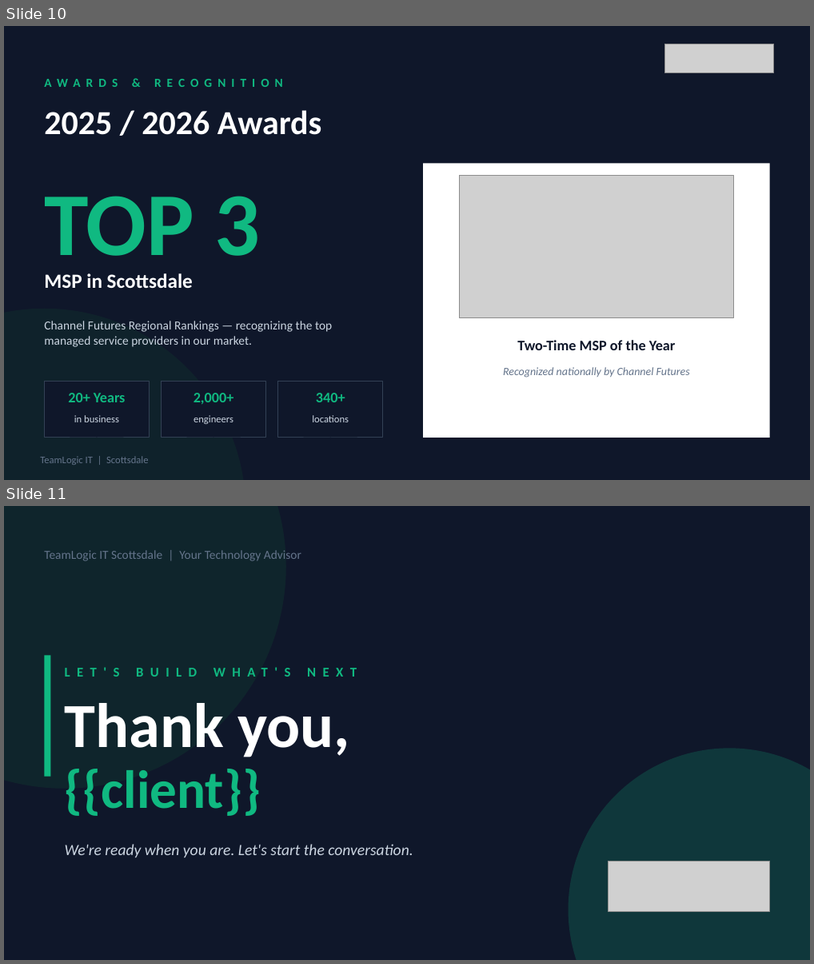
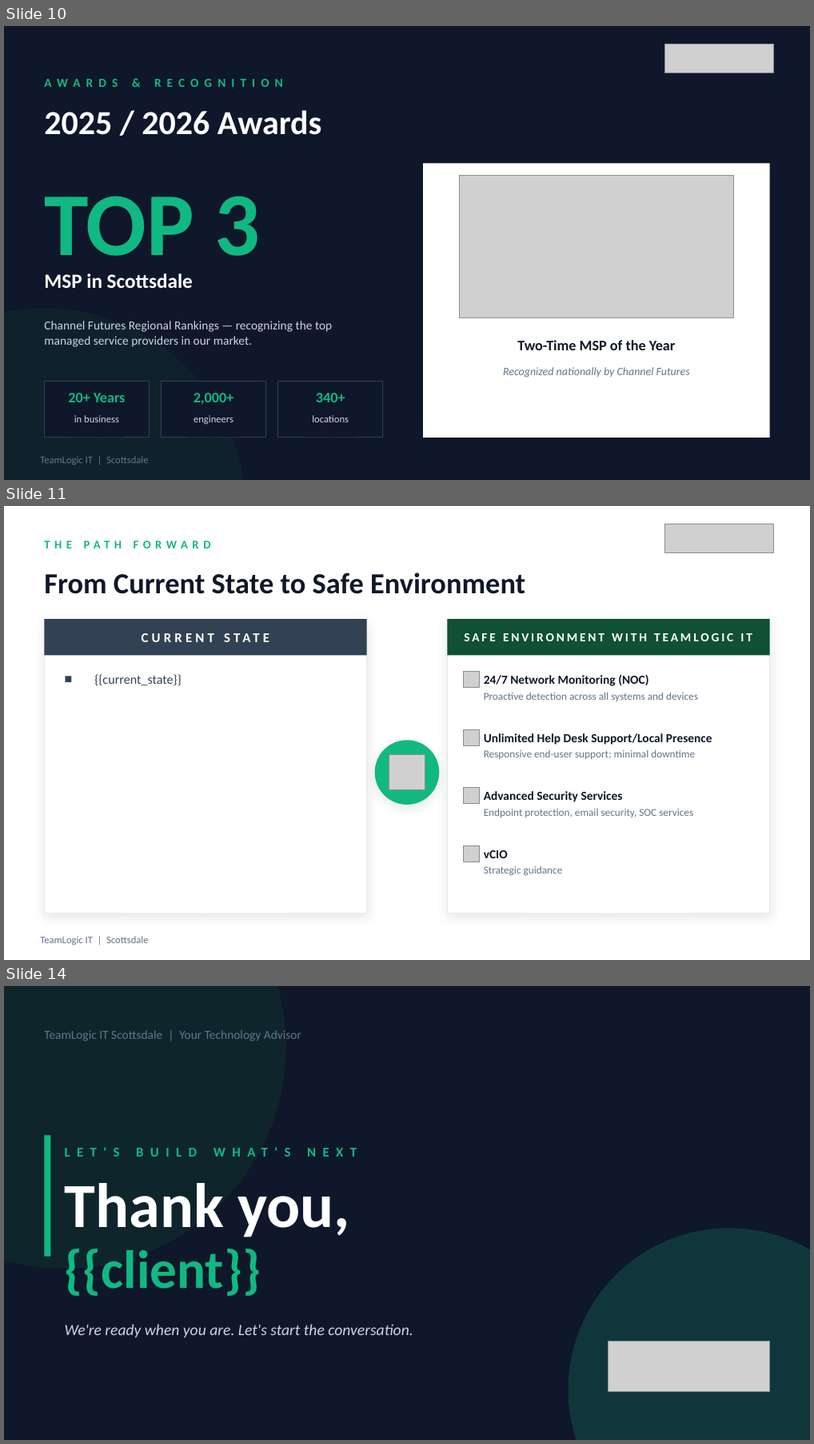
Before and after one commit to sphinxtah/tlit-proposal-gen, a slide deck: templates/proposal.pptx. Shown one above the other, each under a label of ours: slides 10 and 11 before the commit, slides 10, 11 and 14 after it; the slides between them are not shown. The pictures are 814x964 and 814x1444 pixels, drawn with LibreOffice and Linux fonts; fonts in the diff are those of the drawing; grey boxes stand for pictures. Boxes give left, top, right and bottom in pixels: in the first picture for what was removed or moved away, otherwise in the second. Text is boxed around its words. In the diff, an @@ line names an element or a change of style, - is before the commit and + after.

```diff
--- a/templates/proposal.pptx
+++ b/templates/proposal.pptx
@@ slide 11 added at [4,506,810,960], background #FFFFFF @@
@@ picture added at [666,524,774,552] @@
@@ text added at [44,540,211,548], 10.5 pt, text #10B981, bold @@
+THE PATH FORWARD
@@ text added at [44,572,526,594], 26 pt, text #0F172A, bold @@
+From Current State to Safe Environment
@@ rectangle added at [44,619,367,913], fill #FFFFFF, outline #E2E8F0 0.75 pt @@
@@ rectangle added at [44,619,367,655], fill #334155 @@
@@ text added at [44,619,367,655], 12 pt, text #FFFFFF, bold @@
+CURRENT STATE
@@ rectangle added at [447,619,770,913], fill #FFFFFF, outline #E2E8F0 0.75 pt @@
@@ rectangle added at [447,619,770,655], fill #0F5132 @@
@@ text added at [464,633,753,641], 11 pt, text #FFFFFF, bold @@
+SAFE ENVIRONMENT WITH TEAMLOGIC IT
@@ picture added at [464,672,480,688] @@
@@ text added at [94,674,181,685], 11.5 pt, text #334155 @@
+■ {{current_state}}
@@ text added at [484,674,649,686], 11 pt, text #0F172A, bold @@
+24/7 Network Monitoring (NOC)
@@ text added at [484,692,698,701], 9.5 pt, text #64748B @@
+Proactive detection across all systems and devices
@@ ellipse added at [375,740,439,804], fill #10B981 @@
@@ picture added at [464,729,480,745] @@
@@ text added at [484,733,713,744], 11 pt, text #0F172A, bold @@
+Unlimited Help Desk Support/Local Presence
@@ picture added at [390,754,425,790] @@
@@ text added at [484,750,695,759], 9.5 pt, text #64748B @@
+Responsive end-user support; minimal downtime
@@ picture added at [464,788,480,804] @@
@@ text added at [484,791,623,802], 11 pt, text #0F172A, bold @@
+Advanced Security Services
@@ text added at [484,808,694,817], 9.5 pt, text #64748B @@
+Endpoint protection, email security, SOC services
@@ picture added at [464,845,480,862] @@
@@ text added at [484,850,508,858], 11 pt, text #0F172A, bold @@
+vCIO
@@ text added at [484,866,563,875], 9.5 pt, text #64748B @@
+Strategic guidance
@@ text added at [40,936,148,944], 9 pt, text #64748B @@
+TeamLogic IT | Scottsdale
@@ what was slide 11 is now slide 14 @@
```
Also in this commit, not shown: 2 other slides added, 20 other files.
